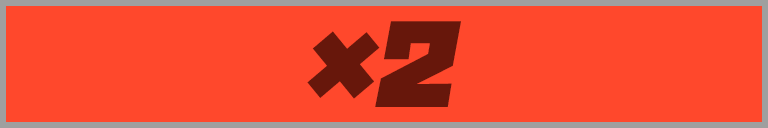
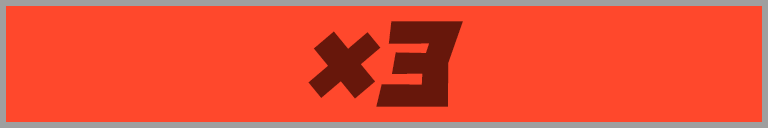
Revision of a layered 768px x 128px image; what changed, layer by layer:
renamed "×2" to "×3", painted on it over (307, 21, 463, 107)
